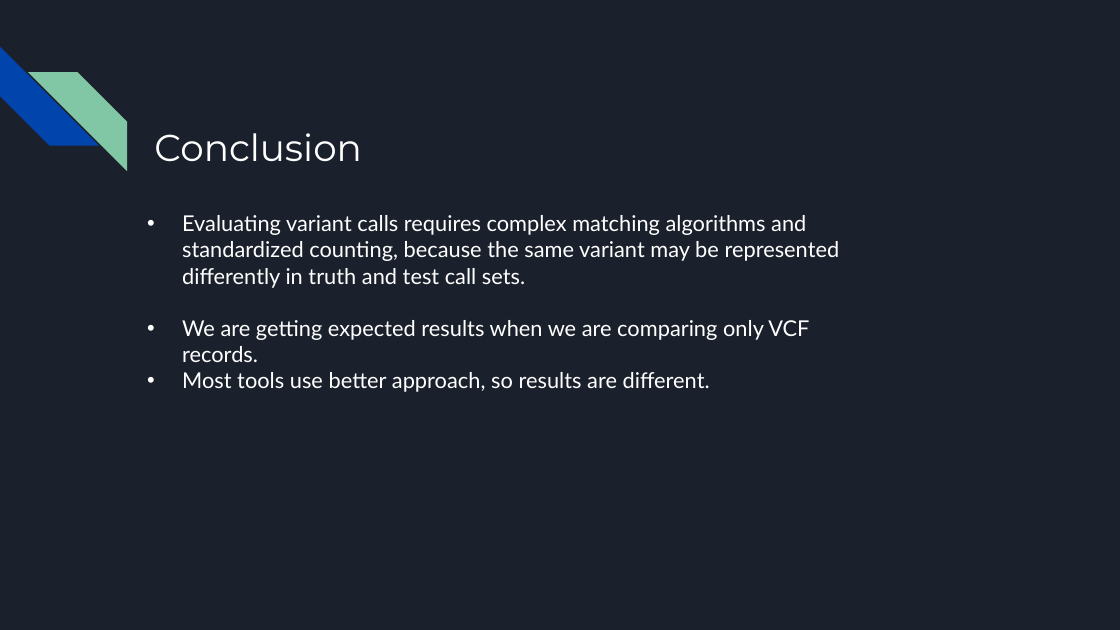
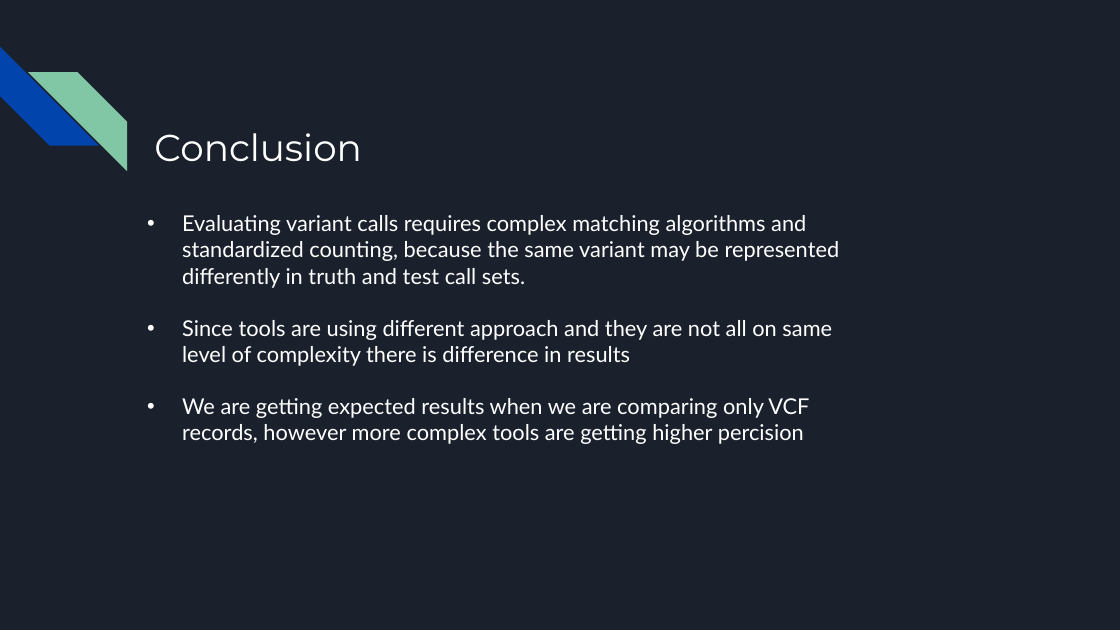
Before and after one commit to github-storage/Genome_Informatics_project, a slide deck: slide 12 of VCF comparasion.pptx. Drawn at 1120x630 pixels with LibreOffice and Linux fonts; fonts in the diff are those of the drawing. Boxes give left, top, right and bottom in pixels: in the first picture for what was removed or moved away, otherwise in the second. Text is boxed around its words. In the diff, an @@ line names an element or a change of style, - is before the commit and + after.

Commit message:
Add files via upload
Update to presentation (changes on slides 11,12)

```diff
--- a/VCF comparasion.pptx
+++ b/VCF comparasion.pptx
@@ text at [182, 320, 832, 444]: text changed @@
-• We are getting expected results when we are comparing only VCF records.
-• Most tools use better approach, so results are different.
+• Since tools are using different approach and they are not all on same level of complexity there is difference in results
+• We are getting expected results when we are comparing only VCF records, however more complex tools are getting higher percision
```
Also in this commit, not shown: 1 other slide changed.
